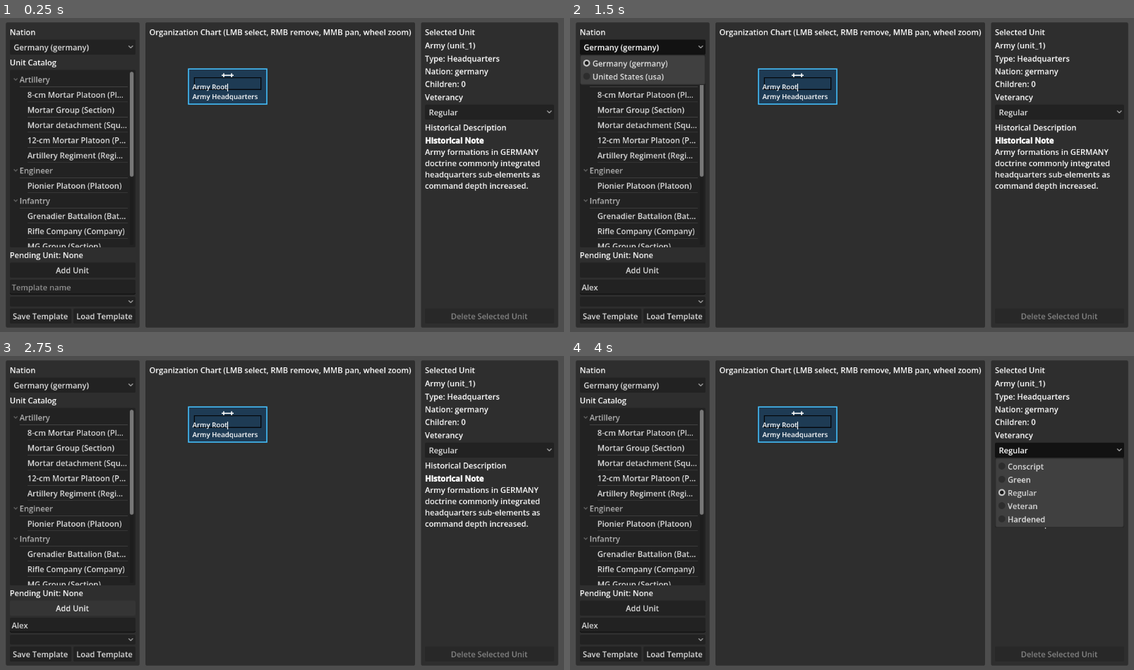
Above: before the commit, frames 1-4 (two rows, left to right).
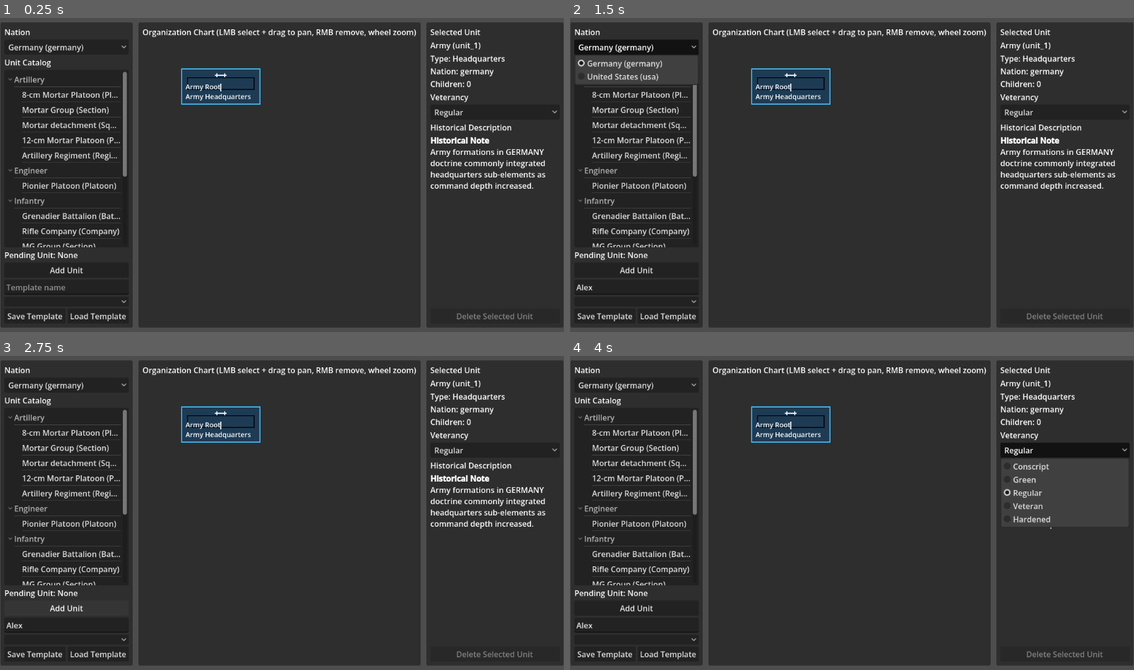
Above: after the commit, the same moments.

Repository: cpt-miche/Combat-Mission-Companion
Game: Godot game, scene res://scenes/Main.tscn
The game is run twice, just before and just after one commit, with the same random seed, the same clock (stepped at 60 frames per second) and the same inputs.
Inputs (mouse positions are in pixels of both pictures, inside the frame that each line leads up to; where the layout moved, square brackets give the same spot in the first picture):
- Up to frame 1 (0.25 s): no input
- Up to frame 2 (1.5 s): click (643, 288) at 0.52 s; type "Alex" at 0.6 s; click "Germany (germany)" at 1.25 s
- Up to frame 3 (2.75 s): click "Add Unit" at 2 s
- Up to frame 4 (4 s): click (637, 638) [643, 638] at 2.75 s; click "Regular" at 3.5 s

The runs differ from the first frame. In frame 1, 12% of the frame differs, in the area x 0-100%, y 1-99%; in frame 2, 13%; in frame 3, 12%; in frame 4, 12%.

Commit message:
Refine org chart drag panning to work while holding left mouse

Diff:
--- a/scenes/division_builder/DivisionBuilderScreen.tscn
+++ b/scenes/division_builder/DivisionBuilderScreen.tscn
@@ -114,7 +114,7 @@
 
 [node name="ChartHeader" type="Label" parent="RootMargin/HSplitContainer/CenterPanel/CenterMargin/CenterVBox"]
 layout_mode = 2
-text = "Organization Chart (LMB select, RMB remove, MMB pan, wheel zoom)"
+text = "Organization Chart (LMB select + drag to pan, RMB remove, wheel zoom)"
 
 [node name="OrgChartView" type="Control" parent="RootMargin/HSplitContainer/CenterPanel/CenterMargin/CenterVBox"]
 unique_name_in_owner = true
--- a/scripts/ui/division_builder/OrgChartView.gd
+++ b/scripts/ui/division_builder/OrgChartView.gd
@@ -17,6 +17,7 @@
 var _pan_offset := Vector2(80.0, 60.0)
 var _zoom := 1.0
 var _is_panning := false
+var _active_pan_button := -1
 var _drag_candidate: UnitModel
 var _dragging_unit: UnitModel
 var _is_dragging := false
@@ -36,7 +37,12 @@
 	if event is InputEventMouseButton:
 		var mouse_event := event as InputEventMouseButton
 		if mouse_event.button_index == MOUSE_BUTTON_MIDDLE:
-			_is_panning = mouse_event.pressed
+			if mouse_event.pressed:
+				_is_panning = true
+				_active_pan_button = MOUSE_BUTTON_MIDDLE
+			else:
+				_is_panning = false
+				_active_pan_button = -1
 			accept_event()
 			return
 
@@ -68,7 +74,8 @@
 				emit_signal("unit_selected", clicked)
 				queue_redraw()
 				accept_event()
-			return
+				return
+
 
 		if mouse_event.button_index == MOUSE_BUTTON_LEFT and not mouse_event.pressed:
 			if _is_dragging and _dragging_unit != null:
@@ -92,6 +99,12 @@
 	if event is InputEventMouseMotion:
 		var motion := event as InputEventMouseMotion
 		if _is_panning:
+			_pan_offset += motion.relative
+			queue_redraw()
+			accept_event()
+			return
+
+		if motion.button_mask & MOUSE_BUTTON_MASK_LEFT and _drag_candidate == null and not _is_dragging:
 			_pan_offset += motion.relative
 			queue_redraw()
 			accept_event()
